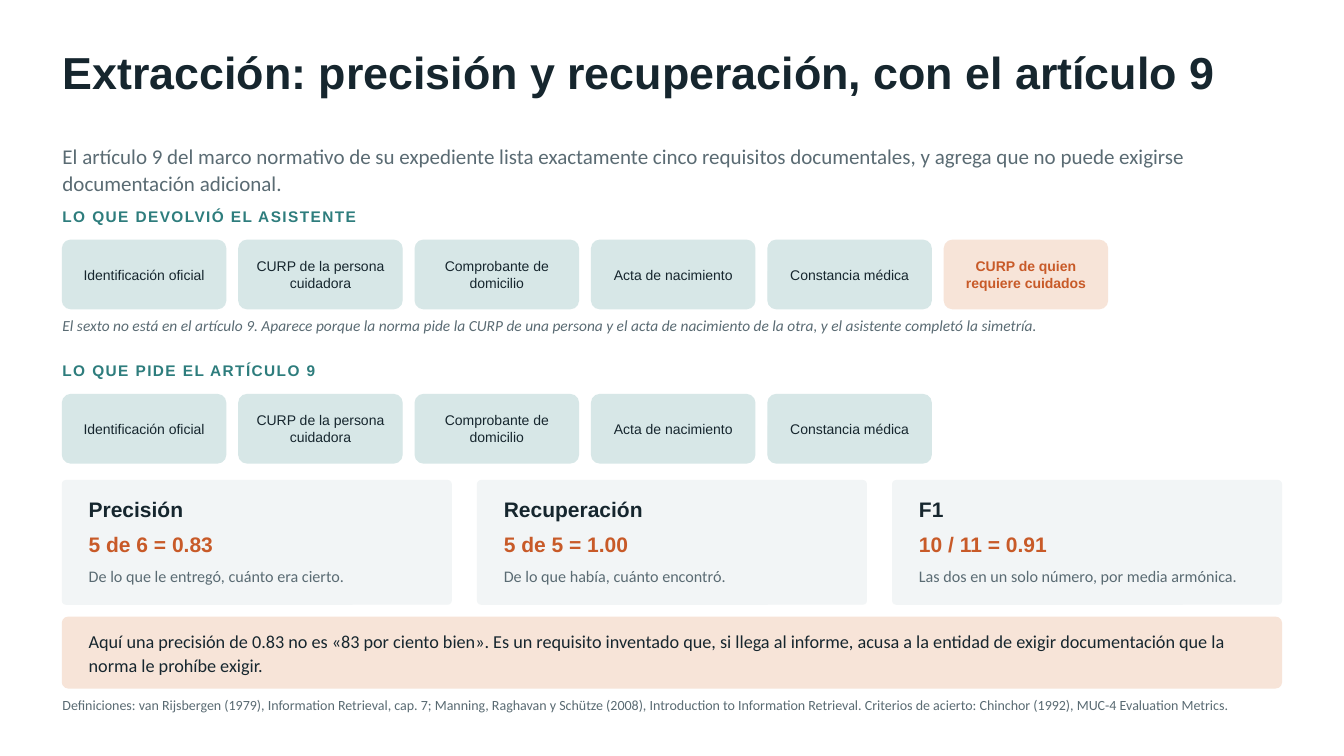
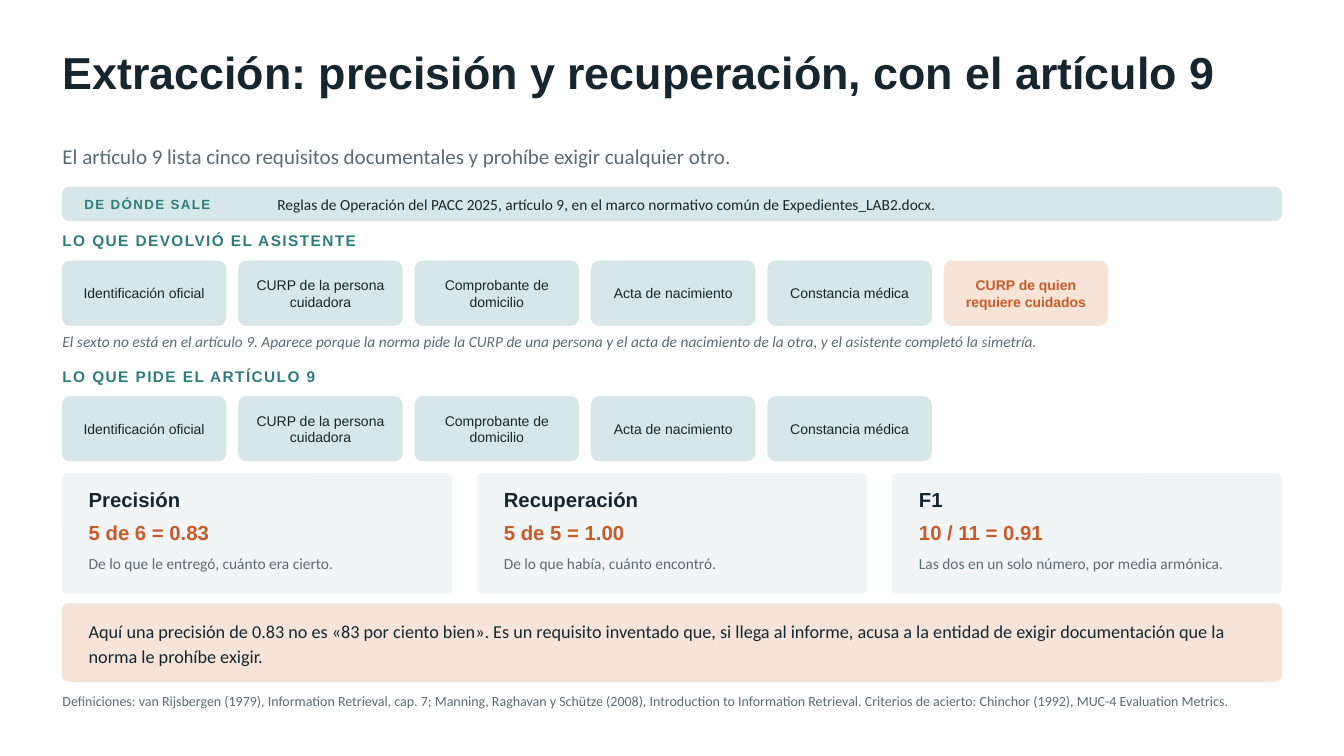
Before and after one commit to marvtrejo/curso-inegi-gen-ai, a slide deck: slide 8 of sesion-06/Sesion_06_Laboratorio_Cualitativo.pptx (slide 6 before the commit). Drawn at 1344x756 pixels with LibreOffice and Linux fonts; fonts in the diff are those of the drawing. Boxes give left, top, right and bottom in pixels: in the first picture for what was removed or moved away, otherwise in the second. Text is boxed around its words. In the diff, an @@ line names an element or a change of style, - is before the commit and + after.

```diff
--- a/sesion-06/Sesion_06_Laboratorio_Cualitativo.pptx
+++ b/sesion-06/Sesion_06_Laboratorio_Cualitativo.pptx
@@ text at bbox=[62, 149, 730, 168]: text changed @@
-El artículo 9 del marco normativo de su expediente lista exactamente cinco requisitos documentales, y agrega que no puede exigirse documentación adicional.
+El artículo 9 lista cinco requisitos documentales y prohíbe exigir cualquier otro.
@@ rounded rectangle added at bbox=[63, 188, 1281, 221], fill #D7E7E7, outline #D7E7E7 1 pt @@
@@ text added at bbox=[84, 198, 211, 209], 9.5 pt, text #2E7D7D, bold @@
+DE DÓNDE SALE
@@ text added at bbox=[277, 199, 936, 213], 11 pt, text #16262E @@
+Reglas de Operación del PACC 2025, artículo 9, en el marco normativo común de Expedientes_LAB2.docx.
@@ text "LO QUE DEVOLVIÓ EL ASISTENTE": place and size @@
-text "LO QUE DEVOLVIÓ EL ASISTENTE" at bbox=[62, 210, 356, 225]
+text "LO QUE DEVOLVIÓ EL ASISTENTE" at bbox=[62, 234, 356, 249]
@@ rounded rectangle: place and size @@
-rounded rectangle at bbox=[63, 240, 226, 309]
+rounded rectangle at bbox=[63, 261, 226, 325]
@@ text "Identificación oficial": place and size @@
-text "Identificación oficial" at bbox=[84, 269, 205, 280]
+text "Identificación oficial" at bbox=[84, 287, 205, 298]
@@ rounded rectangle: place and size @@
-rounded rectangle at bbox=[239, 240, 402, 309]
+rounded rectangle at bbox=[239, 261, 402, 325]
@@ text "CURP de la persona cuidadora": place and size @@
-text "CURP de la persona cuidadora" at bbox=[257, 261, 384, 288]
+text "CURP de la persona cuidadora" at bbox=[257, 280, 384, 307]
@@ rounded rectangle: place and size @@
-rounded rectangle at bbox=[415, 240, 579, 309]
+rounded rectangle at bbox=[415, 261, 579, 325]
@@ text "Comprobante de domicilio": place and size @@
-text "Comprobante de domicilio" at bbox=[445, 261, 549, 288]
+text "Comprobante de domicilio" at bbox=[445, 280, 549, 307]
@@ rounded rectangle: place and size @@
-rounded rectangle at bbox=[592, 240, 755, 309]
+rounded rectangle at bbox=[592, 261, 755, 325]
@@ text "Acta de nacimiento": place and size @@
-text "Acta de nacimiento" at bbox=[614, 270, 732, 280]
+text "Acta de nacimiento" at bbox=[614, 288, 732, 298]
@@ rounded rectangle: place and size @@
-rounded rectangle at bbox=[768, 240, 932, 309]
+rounded rectangle at bbox=[768, 261, 932, 325]
@@ text "Constancia médica": place and size @@
-text "Constancia médica" at bbox=[790, 269, 909, 280]
+text "Constancia médica" at bbox=[790, 287, 909, 298]
@@ rounded rectangle: place and size @@
-rounded rectangle at bbox=[945, 240, 1108, 309]
+rounded rectangle at bbox=[945, 261, 1108, 325]
@@ text "CURP de quien requiere cuidados": place and size @@
-text "CURP de quien requiere cuidados" at bbox=[966, 261, 1086, 291]
+text "CURP de quien requiere cuidados" at bbox=[966, 280, 1086, 310]
@@ text "El sexto no está en ...": place and size @@
-text "El sexto no está en ..." at bbox=[62, 320, 1037, 334]
+text "El sexto no está en ..." at bbox=[62, 336, 1037, 350]
@@ text "LO QUE PIDE EL ARTÍCULO ...": place and size @@
-text "LO QUE PIDE EL ARTÍCULO ..." at bbox=[62, 364, 316, 379]
+text "LO QUE PIDE EL ARTÍCULO ..." at bbox=[62, 370, 316, 385]
@@ rounded rectangle: place and size @@
-rounded rectangle at bbox=[63, 481, 452, 604]
+rounded rectangle at bbox=[63, 474, 452, 593]
@@ rounded rectangle: place and size @@
-rounded rectangle at bbox=[478, 481, 867, 604]
+rounded rectangle at bbox=[478, 474, 867, 593]
@@ rounded rectangle: place and size @@
-rounded rectangle at bbox=[893, 481, 1282, 604]
+rounded rectangle at bbox=[893, 474, 1282, 593]
@@ size 15 to 14.5 pt in 6 elements at bbox=[89, 492, 180, 508], bbox=[504, 492, 638, 512], bbox=[919, 493, 943, 507], bbox=[89, 525, 209, 541], bbox=[504, 525, 625, 540], bbox=[919, 526, 1043, 540] @@
@@ 9 texts: place and size @@
-9 texts at bbox=[89, 501, 1236, 585]
+9 texts at bbox=[89, 492, 1223, 572]
@@ size 11.5 to 11 pt in 3 elements at bbox=[89, 558, 333, 572], bbox=[504, 558, 716, 572], bbox=[919, 558, 1223, 572] @@
@@ rounded rectangle: place and size @@
-rounded rectangle at bbox=[63, 617, 1281, 688]
+rounded rectangle at bbox=[63, 604, 1281, 682]
@@ text "Aquí una precisión de 0.83 ...": place and size @@
-text "Aquí una precisión de 0.83 ..." at bbox=[89, 635, 1224, 675]
+text "Aquí una precisión de 0.83 ..." at bbox=[89, 625, 1224, 666]
@@ text "Definiciones: van Rijsbergen (1979), Information ...": place and size @@
-text "Definiciones: van Rijsbergen (1979), Information ..." at bbox=[62, 700, 1228, 713]
+text "Definiciones: van Rijsbergen (1979), Information ..." at bbox=[62, 696, 1228, 709]
```
Also in this commit, not shown: 9 other slides changed, 3 slides added, 2 other files.
